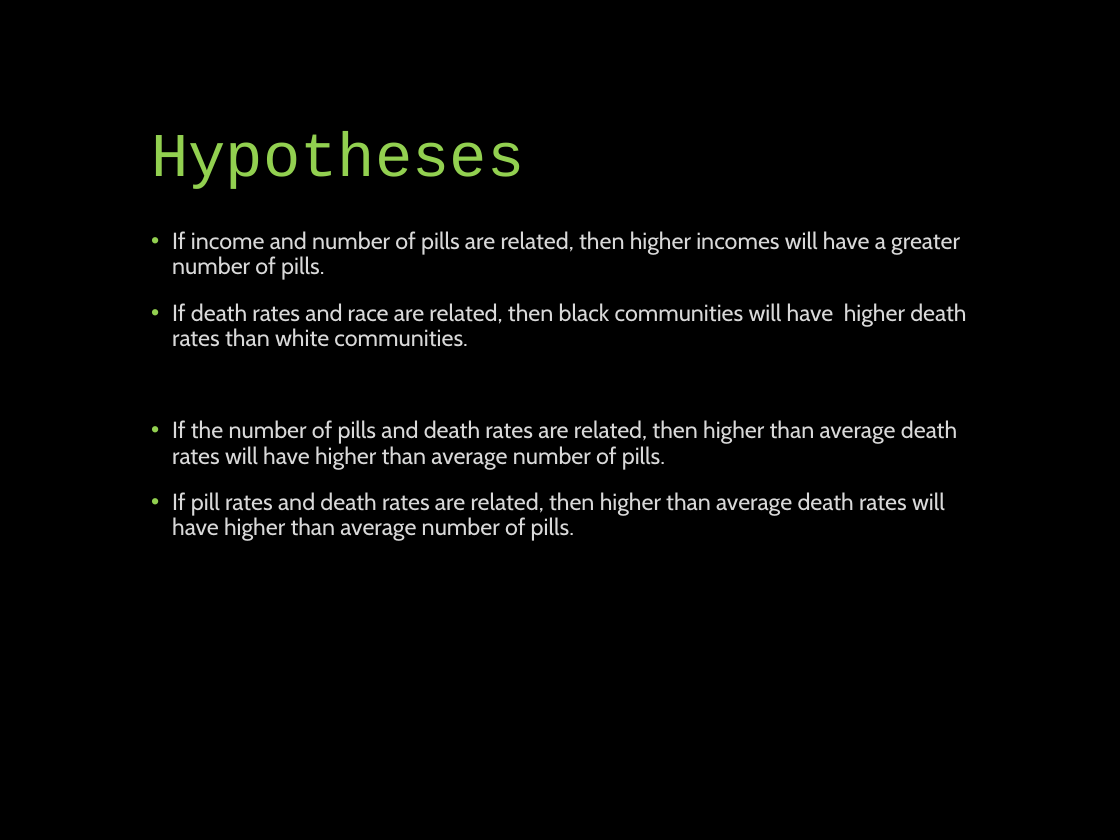
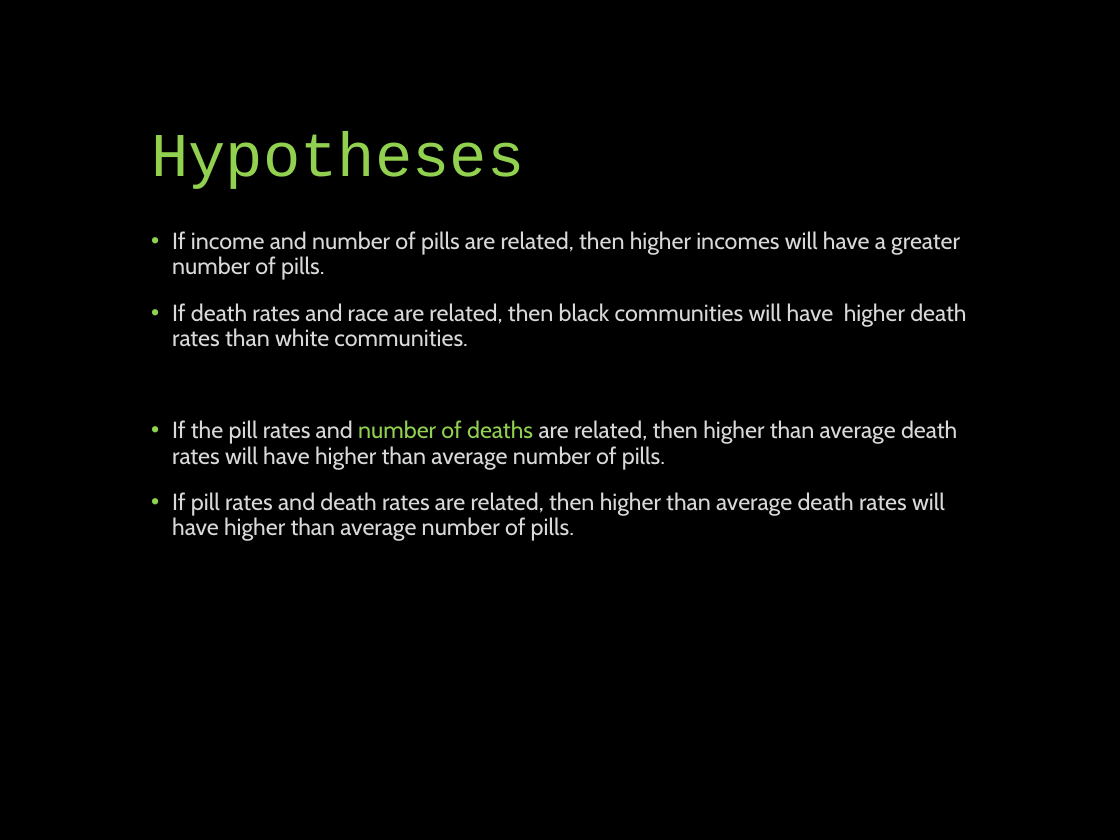
Before and after one commit to davidjaimes/pain-pills-in-the-usa, a slide deck: slide 3 of Prescription Pain Pills.pptx. Drawn at 1120x840 pixels with LibreOffice and Linux fonts; fonts in the diff are those of the drawing. Boxes give left, top, right and bottom in pixels: in the first picture for what was removed or moved away, otherwise in the second. Text is boxed around its words. In the diff, an @@ line names an element or a change of style, - is before the commit and + after.

```diff
--- a/Prescription Pain Pills.pptx
+++ b/Prescription Pain Pills.pptx
@@ text at (172, 420, 957, 469): text changed @@
-• If the number of pills and death rates are related, then higher than average death rates will have higher than average number of pills.
+• If the pill rates and number of deaths are related, then higher than average death rates will have higher than average number of pills.
```
Also in this commit, not shown: 1 other slide changed.
